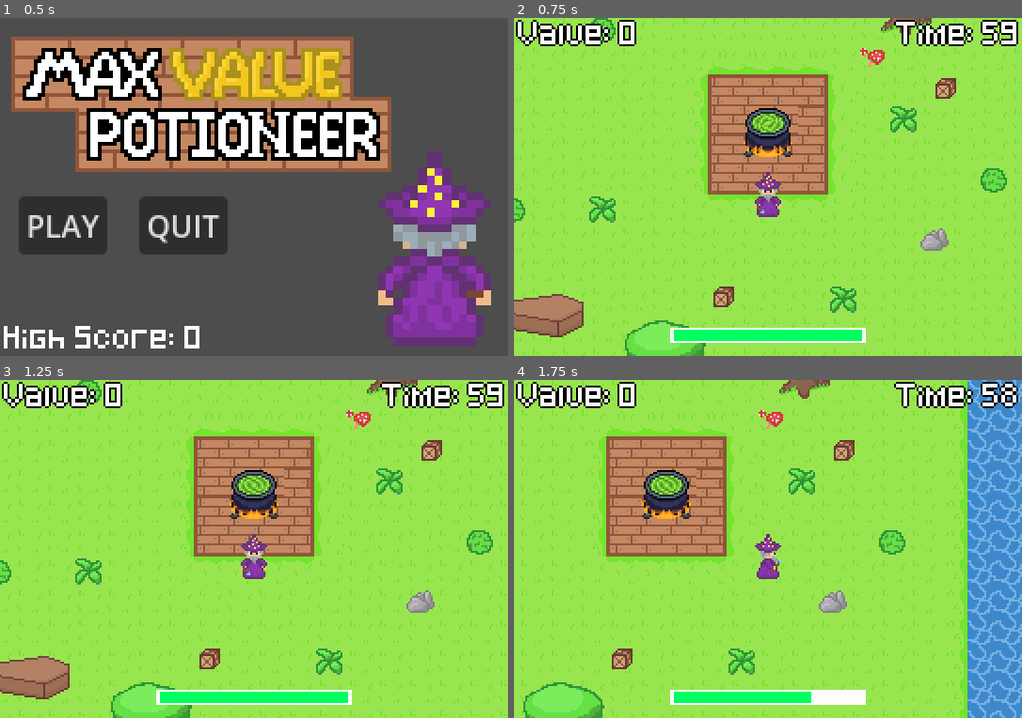
Above: before the commit, frames 1-4 (two rows, left to right).
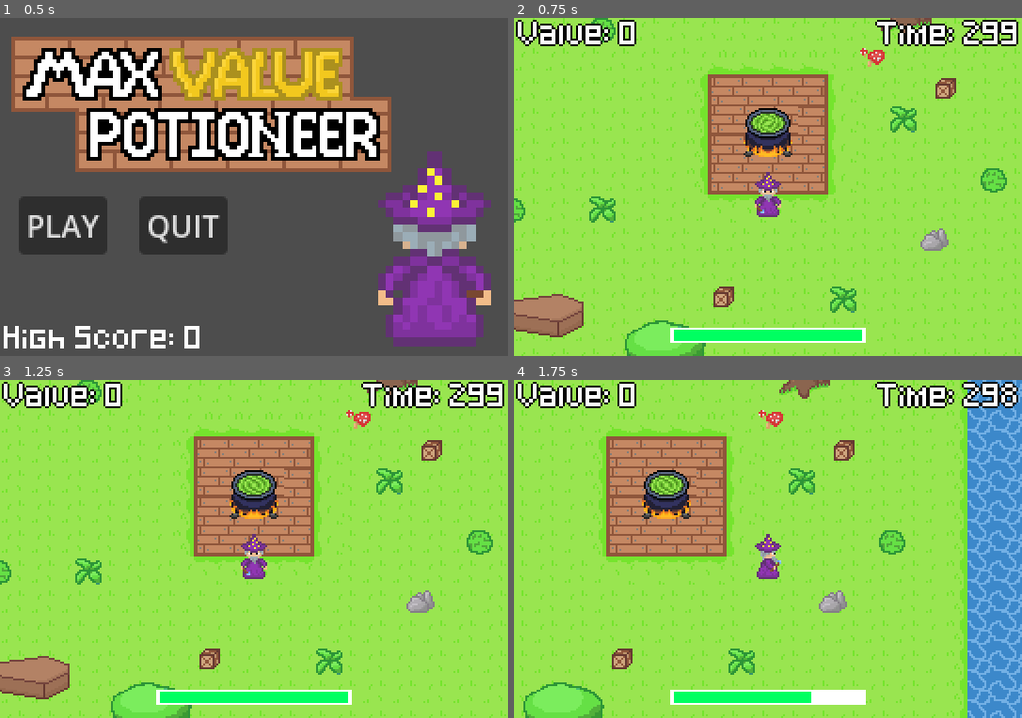
Above: after the commit, the same moments.

Repository: lillbro64/MVP-hackathon
Game: Godot game, scene res://Scenes/title.tscn
Two runs of this game, one before a commit and one after it. Both use one fixed random seed, a clock stepped at 60 frames per second and the inputs below.
Inputs (mouse positions are in pixels of both pictures, inside the frame that each line leads up to):
- Up to frame 1 (0.5 s): no input
- Up to frame 2 (0.75 s): click "PLAY" at 0.5 s
- Up to frame 3 (1.25 s): no input
- Up to frame 4 (1.75 s): move the mouse to (879, 532) at 1.27 s; hold D (right) from 1.28 s (still down); hold X (run) from 1.28 s (still down)

Frame 1 is identical in both runs. In frame 2, 1.2% of the frame differs, in the area x 71-96%, y 0-9%; in frame 3, 1.2%; in frame 4, 1.2%.

Commit message:
Finishing touches

Diff:
--- a/Components/Component Resources/bird.tres
+++ b/Components/Component Resources/bird.tres
@@ -7,5 +7,5 @@
 sprite = "res://Sprites/Components/Bird.png"
 value = 10
 potion_impact = 1.0
-special_impact = "nullify"
+special_impact = "st-up"
 metadata/_custom_type_script = "uid://ccvmdj7sxgwwy"
--- a/Components/Component Resources/coins.tres
+++ b/Components/Component Resources/coins.tres
@@ -7,4 +7,5 @@
 sprite = "res://Sprites/Components/Coins.png"
 value = 20
 potion_impact = -1.0
+special_impact = "money"
 metadata/_custom_type_script = "uid://ccvmdj7sxgwwy"
--- a/Components/Component Resources/finger.tres
+++ b/Components/Component Resources/finger.tres
@@ -6,4 +6,5 @@
 script = ExtResource("1_cqwo7")
 sprite = "res://Sprites/Components/Mysterious Finger.png"
 potion_impact = 10.0
+special_impact = "finger"
 metadata/_custom_type_script = "uid://ccvmdj7sxgwwy"
--- a/Components/Component Resources/gold_bar.tres
+++ b/Components/Component Resources/gold_bar.tres
@@ -7,4 +7,5 @@
 sprite = "res://Sprites/Components/Gold Bar.png"
 value = 100
 potion_impact = -3.0
+special_impact = "gold"
 metadata/_custom_type_script = "uid://ccvmdj7sxgwwy"
--- a/Components/Component Resources/silver_bar.tres
+++ b/Components/Component Resources/silver_bar.tres
@@ -7,4 +7,5 @@
 sprite = "res://Sprites/Components/Silver Bar.png"
 value = 40
 potion_impact = -3.0
+special_impact = "money"
 metadata/_custom_type_script = "uid://ccvmdj7sxgwwy"
--- a/Components/Component Resources/wallet.tres
+++ b/Components/Component Resources/wallet.tres
@@ -6,4 +6,5 @@
 script = ExtResource("1_i4n2h")
 sprite = "res://Sprites/Components/Wallet.png"
 value = 40
+special_impact = "money"
 metadata/_custom_type_script = "uid://ccvmdj7sxgwwy"
--- a/Components/base_component.gd
+++ b/Components/base_component.gd
@@ -1,7 +1,9 @@
 extends Resource
 class_name Component
+
 
 @export var sprite: String
 @export var value: int
 @export var potion_impact: float
 @export var special_impact: String
+var stacked = false
--- a/Scenes/cauldron_ui.tscn
+++ b/Scenes/cauldron_ui.tscn
@@ -1,6 +1,6 @@
 [gd_scene format=3 uid="uid://bn6bgp7htt2l5"]
 
-[ext_resource type="Script" uid="uid://bqhqax471vyd4" path="res://Scenes/cauldron_ui.gd" id="1_ri8xj"]
+[ext_resource type="Script" uid="uid://bqhqax471vyd4" path="res://Scripts/cauldron_ui.gd" id="1_ri8xj"]
 
 [sub_resource type="RectangleShape2D" id="RectangleShape2D_e36e1"]
 size = Vector2(60, 58)
--- /dev/null
+++ b/Scenes/chunk.gd
@@ -0,0 +1,17 @@
+extends RigidBody2D
+
+
+# Called when the node enters the scene tree for the first time.
+func _ready() -> void:
+	pass # Replace with function body.
+
+
+# Called every frame. 'delta' is the elapsed time since the previous frame.
+func _process(_delta: float) -> void:
+	pass
+
+
+func _on_timer_timeout() -> void:
+	$AnimationPlayer.play("fade_out")
+	await $AnimationPlayer.animation_finished
+	queue_free()
--- a/Scenes/chunk.tscn
+++ b/Scenes/chunk.tscn
@@ -1,5 +1,6 @@
 [gd_scene format=3 uid="uid://0jh41bgs7jvf"]
 
+[ext_resource type="Script" uid="uid://c7e505rjinjls" path="res://Scenes/chunk.gd" id="1_bp61h"]
 [ext_resource type="Texture2D" uid="uid://bm280md3fyu87" path="res://Sprites/Tilesets/Break Parts.png" id="1_byomg"]
 
 [sub_resource type="AtlasTexture" id="AtlasTexture_bp61h"]
@@ -9,9 +10,47 @@
 [sub_resource type="RectangleShape2D" id="RectangleShape2D_eat54"]
 size = Vector2(6, 6)
 
+[sub_resource type="Animation" id="Animation_s0xx0"]
+length = 0.001
+tracks/0/type = "value"
+tracks/0/imported = false
+tracks/0/enabled = true
+tracks/0/path = NodePath(".:modulate")
+tracks/0/interp = 1
+tracks/0/loop_wrap = true
+tracks/0/keys = {
+"times": PackedFloat32Array(0),
+"transitions": PackedFloat32Array(1),
+"update": 0,
+"values": [Color(1, 1, 1, 1)]
+}
+
+[sub_resource type="Animation" id="Animation_6qhn4"]
+resource_name = "fade_out"
+length = 3.0
+tracks/0/type = "value"
+tracks/0/imported = false
+tracks/0/enabled = true
+tracks/0/path = NodePath(".:modulate")
+tracks/0/interp = 1
+tracks/0/loop_wrap = true
+tracks/0/keys = {
+"times": PackedFloat32Array(-0.033333335, 3),
+"transitions": PackedFloat32Array(1, 1),
+"update": 0,
+"values": [Color(1, 1, 1, 1), Color(1, 1, 1, 0)]
+}
+
+[sub_resource type="AnimationLibrary" id="AnimationLibrary_erm1k"]
+_data = {
+&"RESET": SubResource("Animation_s0xx0"),
+&"fade_out": SubResource("Animation_6qhn4")
+}
+
 [node name="CrateChunk" type="RigidBody2D" unique_id=908871779]
 collision_layer = 0
 gravity_scale = 0.0
+script = ExtResource("1_bp61h")
 
 [node name="Sprite2D" type="Sprite2D" parent="." unique_id=102941596]
 scale = Vector2(0.5, 0.5)
@@ -19,3 +58,12 @@
 
 [node name="CollisionShape2D" type="CollisionShape2D" parent="." unique_id=556711969]
 shape = SubResource("RectangleShape2D_eat54")
+
+[node name="Timer" type="Timer" parent="." unique_id=1877710046]
+wait_time = 10.0
+autostart = true
+
+[node name="AnimationPlayer" type="AnimationPlayer" parent="." unique_id=1698190461]
+libraries/ = SubResource("AnimationLibrary_erm1k")
+
+[connection signal="timeout" from="Timer" to="." method="_on_timer_timeout"]
--- a/Scenes/gameplay.tscn
+++ b/Scenes/gameplay.tscn
@@ -4,9 +4,9 @@
 [ext_resource type="PackedScene" uid="uid://1tl7sn1mrcr7" path="res://Scenes/player.tscn" id="2_1qnfl"]
 [ext_resource type="Texture2D" uid="uid://dh2hktc4xcpmm" path="res://Sprites/Tilesets/Obstacles.png" id="2_rlidi"]
 [ext_resource type="Texture2D" uid="uid://5djonvshcosh" path="res://Sprites/Wizard/Cauldron.png" id="6_rlidi"]
-[ext_resource type="Script" uid="uid://b2rgpwp6kvyaf" path="res://Scenes/cauldron.gd" id="7_1qnfl"]
-[ext_resource type="Script" uid="uid://cwixyhxd6t5md" path="res://Scenes/submit.gd" id="8_urrcd"]
-[ext_resource type="Script" uid="uid://b5dyll0qsbei5" path="res://Scenes/results.gd" id="9_5h7oy"]
+[ext_resource type="Script" uid="uid://b2rgpwp6kvyaf" path="res://Scripts/cauldron.gd" id="7_1qnfl"]
+[ext_resource type="Script" uid="uid://cwixyhxd6t5md" path="res://Scripts/submit.gd" id="8_urrcd"]
+[ext_resource type="Script" uid="uid://b5dyll0qsbei5" path="res://Scripts/results.gd" id="9_5h7oy"]
 [ext_resource type="FontFile" uid="uid://cl6ww3fr48to3" path="res://Miscellaneous/Pixeled.ttf" id="9_puebw"]
 [ext_resource type="PackedScene" uid="uid://couivbhp67hqt" path="res://Scenes/component_spawner.tscn" id="10_5h7oy"]
 [ext_resource type="PackedScene" uid="uid://jese17bamfr7" path="res://Scenes/crate.tscn" id="11_ltefv"]
--- a/Scenes/player.tscn
+++ b/Scenes/player.tscn
@@ -6,7 +6,7 @@
 [ext_resource type="PackedScene" uid="uid://bn6bgp7htt2l5" path="res://Scenes/cauldron_ui.tscn" id="3_6t5aa"]
 [ext_resource type="Texture2D" uid="uid://bnks7eo63o30f" path="res://Sprites/Wizard/Wizard Walk Left.png" id="4_8erm5"]
 [ext_resource type="Texture2D" uid="uid://b0dvf45oi1p84" path="res://Sprites/Wizard/Wizard Walk Right.png" id="5_f1ek2"]
-[ext_resource type="Script" uid="uid://bytk6bweq2gk" path="res://Scenes/ui_handler.gd" id="6_8erm5"]
+[ext_resource type="Script" uid="uid://bytk6bweq2gk" path="res://Scripts/ui_handler.gd" id="6_8erm5"]
 [ext_resource type="FontFile" uid="uid://cl6ww3fr48to3" path="res://Miscellaneous/Pixeled.ttf" id="8_8erm5"]
 
 [sub_resource type="AtlasTexture" id="AtlasTexture_tx1dd"]
@@ -258,7 +258,7 @@
 horizontal_alignment = 2
 
 [node name="Timer" type="Timer" parent="AnimatedSprite2D/Camera2D/UIHandler" unique_id=1018369863]
-wait_time = 60.0
+wait_time = 300.0
 one_shot = true
 autostart = true
 
--- a/Scenes/potion_info_container.gd
+++ /dev/null
@@ -1,35 +0,0 @@
-extends HBoxContainer
-
-@export var potion: Potion
-
-# Called when the node enters the scene tree for the first time.
-func _ready() -> void:
-	pass
-
-
-# Called every frame. 'delta' is the elapsed time since the previous frame.
-func _process(_delta: float) -> void:
-	pass
-
-func drink_potion():
-	ComponentTracker.player_value += potion.value
-	if potion.effect != "":
-		match potion.effect:
-			"HEAL":
-				ComponentTracker.player_health = ComponentTracker.player_max_health
-			"ST-UP":
-				ComponentTracker.player_stam_max += 50
-			"SP-UP":
-				ComponentTracker.player_speed_mod += 1
-			"H-UP":
-				ComponentTracker.player_max_health += 25
-				ComponentTracker.player_health += 25
-	ComponentTracker.potion_inventory.remove_at(ComponentTracker.potion_inventory.find(potion))
-	queue_free()
-
-func _on_button_pressed() -> void:
-	printerr("yay")
-
-
-func _on_button_focus_entered() -> void:
-	drink_potion()
--- a/Scenes/potion_info_container.tscn
+++ b/Scenes/potion_info_container.tscn
@@ -1,7 +1,7 @@
 [gd_scene format=3 uid="uid://b23mtt26b50ap"]
 
 [ext_resource type="Texture2D" uid="uid://cwk1svfleevti" path="res://Sprites/Potions/Empty Alternate Potion.png" id="1_eb5qs"]
-[ext_resource type="Script" uid="uid://bu45wtcow5us1" path="res://Scenes/potion_info_container.gd" id="1_wo5x8"]
+[ext_resource type="Script" uid="uid://bu45wtcow5us1" path="res://Scripts/potion_info_container.gd" id="1_wo5x8"]
 [ext_resource type="FontFile" uid="uid://rq77o21821pu" path="res://Miscellaneous/Retro Gaming.ttf" id="3_obuuc"]
 [ext_resource type="FontFile" uid="uid://cl6ww3fr48to3" path="res://Miscellaneous/Pixeled.ttf" id="4_lbnom"]
 
--- a/Scripts/Globals/component_tracker.gd
+++ b/Scripts/Globals/component_tracker.gd
@@ -10,7 +10,7 @@
 var player_value = 0
 var player_max_health = 100
 var player_health = 100
-var player_stam_max = 100
+var player_stam_max: float = 100
 var player_speed_mod = 2
 var player_strength = 0
 
--- a/Scripts/Globals/potion_brewer.gd
+++ b/Scripts/Globals/potion_brewer.gd
@@ -5,6 +5,8 @@
 var f_effect: String
 var effects: Array[String]
 var spec_effect: String
+
+var can_midas = false
 
 var total_potion_count: int
 
@@ -26,12 +28,23 @@
 	if f_effect == "HEAL":
 		potion.sprite = "res://Sprites/Potions/Health Potion.png"
 	elif f_effect == "ST-UP":
+		potion.name = "StaminaPotion"
 		potion.sprite = "res://Sprites/Potions/Stamina Potion.png"
 	elif f_effect == "SP-UP":
 		potion.sprite = "res://Sprites/Potions/Speed Potion.png"
 	elif f_effect == "H-UP":
 		potion.sprite = "res://Sprites/Potions/Medicine Potion.png"
-	if spec_effect == "":
+	elif "MIDAS" in f_effect && "TOUCH" in f_effect:
+		f_effect = "MIDASTOUCH"
+		potion.sprite = "res://Sprites/Potions/Midas Potion.png"
+		potion.name = "MIDAS"
+		potion.s_effect = "MIDAS"
+	elif "MONEYMONEYMONEYMONEY" in f_effect:
+		potion.sprite = "res://Sprites/Potions/Money Potion.png"
+		f_effect = "MONEY"
+		potion.name = "MoneyPotion"
+		potion.s_effect = "MIDAS"
+	else:
 		match randi_range(1, 5):
 			1:
 				potion.sprite = "res://Sprites/Potions/Health Potion.png"
@@ -55,6 +68,8 @@
 	elif potion_effect < 3:
 		@warning_ignore("narrowing_conversion")
 		potion_value = potion_value * 1.2
+	if potion_effect >= 10:
+		can_midas = true
 
 	if !effects.is_empty():
 		for i in effects:
@@ -79,7 +94,20 @@
 					if effect_weight < 2:
 						effect_weight = 2
 						f_effect = "SP-UP"
-
+				"gold":
+					if effect_weight < 10:
+						effect_weight = 10
+					if can_midas:
+						f_effect += "MIDAS"
+					else:
+						f_effect += "MONEY"
+				"finger":
+					if can_midas:
+						f_effect += "TOUCH"
+				"money":
+					if effect_weight < 6:
+						effect_weight = 6
+					f_effect += "MONEY"
 	brew_potion()
 
 func calculate_brew(components: Array[Component]):
--- a/Scripts/component_pickup.gd
+++ b/Scripts/component_pickup.gd
@@ -20,17 +20,25 @@
 			queue_free()
 		self.global_position = (player_node.global_position - Vector2(0,16 + (8 * (in_stack - 1))))
 	if ComponentTracker.stack_changed:
+		component_data.stacked = false
 		restack()
 
 
 func restack():
-	in_stack = ComponentTracker.component_stack.find(component_data) + 1
+	for i in ComponentTracker.component_stack:
+		if i.stacked:
+			continue
+		else:
+			if i == component_data:
+				in_stack = ComponentTracker.component_stack.find(i) + 1
+				break
 	await get_tree().process_frame
 	ComponentTracker.stack_changed = false
 
 func _on_body_entered(body: Node2D) -> void:
 	if body.is_in_group("player"):
 		if ComponentTracker.component_total < ComponentTracker.component_max:
+			component_data.stacked = true
 			ComponentTracker.component_stack.append(component_data)
 			ComponentTracker.component_total += 1
 			in_stack = ComponentTracker.component_total
--- a/Scripts/player.gd
+++ b/Scripts/player.gd
@@ -13,6 +13,7 @@
 var p_stam = 100
 var s_cooldown = false
 var s_regen = false
+var known_s_max
 @export var p_speed = 1
 # Called when the node enters the scene tree for the first time.
 func _ready() -> void:
@@ -20,10 +21,19 @@
 	s_bar = $AnimatedSprite2D/Camera2D/UIHandler/ColorRect/ColorRect2
 	s_timer = $AnimatedSprite2D/Camera2D/UIHandler/StamTimer
 	cauldron = load("res://Scenes/cauldron_ui.tscn")
+	known_s_max = 100
 
 
 # Called every frame. 'delta' is the elapsed time since the previous frame.
 func _physics_process(_delta: float) -> void:
+	if known_s_max != ComponentTracker.player_stam_max:
+		s_regen = true
+		known_s_max = ComponentTracker.player_stam_max
+	@warning_ignore("integer_division")
+	s_bar.size.x = int((p_stam / ComponentTracker.player_stam_max) * 100)
+	@warning_ignore("integer_division")
+	prints(p_stam)
+	prints(str((p_stam / ComponentTracker.player_stam_max) * 100))
 	if !can_move:
 		if Input.is_action_just_pressed("space"):
 			$AnimatedSprite2D/Camera2D/UIHandler/CauldronUI.visible = false
@@ -41,7 +51,9 @@
 				s_timer.start(2)
 				p_speed = 1 * ComponentTracker.player_speed_mod
 				p_stam -= 1
-				s_bar.size.x = p_stam
+				@warning_ignore("integer_division")
+				s_bar.size.x = int((p_stam / ComponentTracker.player_stam_max) * 100)
+
 				if p_stam <= 0:
 					p_stam = 0
 					s_cooldown = true
@@ -115,7 +127,7 @@
 	if s_cooldown:
 		p_stam += 0.25
 		if step_decimals(p_stam) == 0:
-			s_bar.size.x = p_stam
+			s_bar.size.x = int((p_stam / ComponentTracker.player_stam_max) * 100)
 		if p_stam >= ComponentTracker.player_stam_max:
 			p_stam = ComponentTracker.player_stam_max
 			s_cooldown = false
@@ -125,7 +137,7 @@
 	elif s_regen:
 		p_stam += 0.5
 		if step_decimals(p_stam) == 0:
-			s_bar.size.x = p_stam
+			s_bar.size.x = int((p_stam / ComponentTracker.player_stam_max) * 100)
 		if p_stam >= ComponentTracker.player_stam_max:
 			p_stam = ComponentTracker.player_stam_max
 			s_regen = false
--- /dev/null
+++ b/Scripts/potion_info_container.gd
@@ -0,0 +1,39 @@
+extends HBoxContainer
+
+@export var potion: Potion
+
+# Called when the node enters the scene tree for the first time.
+func _ready() -> void:
+	pass
+
+
+# Called every frame. 'delta' is the elapsed time since the previous frame.
+func _process(_delta: float) -> void:
+	pass
+
+func drink_potion():
+	ComponentTracker.player_value += potion.value
+	if potion.effect != "":
+		match potion.effect:
+			"MONEY":
+				ComponentTracker.player_value += 500
+			"MIDAS":
+				ComponentTracker.player_value *= 5
+			"HEAL":
+				ComponentTracker.player_health = ComponentTracker.player_max_health
+			"ST-UP":
+				ComponentTracker.player_stam_max += 50
+			"SP-UP":
+				ComponentTracker.player_speed_mod += 1
+			"H-UP":
+				ComponentTracker.player_max_health += 25
+				ComponentTracker.player_health += 25
+	ComponentTracker.potion_inventory.remove_at(ComponentTracker.potion_inventory.find(potion))
+	queue_free()
+
+func _on_button_pressed() -> void:
+	printerr("yay")
+
+
+func _on_button_focus_entered() -> void:
+	drink_potion()
--- a/component_spawner.gd
+++ b/component_spawner.gd
@@ -1,10 +1,14 @@
 extends Node2D
 
 var component = preload("res://Components/component.tscn")
+var crate = preload("res://Scenes/crate.tscn")
+var crate_count = 0
+var crate_cap: int
 # Called when the node enters the scene tree for the first time.
 func _ready() -> void:
 	$Timer.wait_time = randf_range(5, 20)
 	$Timer.start()
+	crate_cap = randi_range(4,8)
 
 
 # Called every frame. 'delta' is the elapsed time since the previous frame.
@@ -31,3 +35,12 @@
 		5:
 			instance.component_data = load("res://Components/Component Resources/finger.tres")
 	get_tree().get_root().find_child("Gameplay", true, false).add_child.call_deferred(instance)
+
+	crate_count += 1
+	if crate_count >= crate_cap:
+		var instance1 = crate.instantiate()
+		instance1.global_position = global_position
+		instance1.global_position.x += randi_range(-40, 40)
+		instance1.global_position.y += randi_range(-40, 40)
+		get_tree().get_root().find_child("Gameplay", true, false).add_child.call_deferred(instance1)
+		crate_count = 0
Not shown, added: Scenes/chunk.gd.uid
Renamed: Scenes/cauldron.gd -> Scripts/cauldron.gd
Renamed: Scenes/cauldron.gd.uid -> Scripts/cauldron.gd.uid
Renamed: Scenes/cauldron_ui.gd -> Scripts/cauldron_ui.gd
Renamed: Scenes/cauldron_ui.gd.uid -> Scripts/cauldron_ui.gd.uid
Renamed: Scenes/potion_info_container.gd.uid -> Scripts/potion_info_container.gd.uid
Renamed: Scenes/results.gd -> Scripts/results.gd
Renamed: Scenes/results.gd.uid -> Scripts/results.gd.uid
Renamed: Scenes/submit.gd -> Scripts/submit.gd
Renamed: Scenes/submit.gd.uid -> Scripts/submit.gd.uid
Renamed: Scenes/ui_handler.gd -> Scripts/ui_handler.gd
Renamed: Scenes/ui_handler.gd.uid -> Scripts/ui_handler.gd.uid
(and 2 more such lines)
